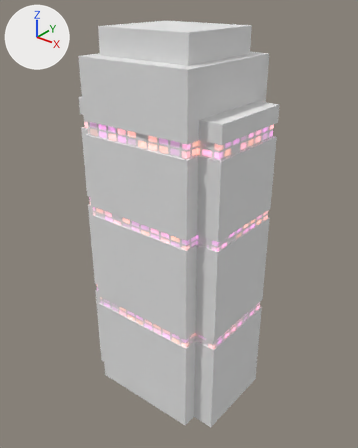
Two versions of the FBX model Assets/3DAssets/BuildingTall.fbx, one commit apart.
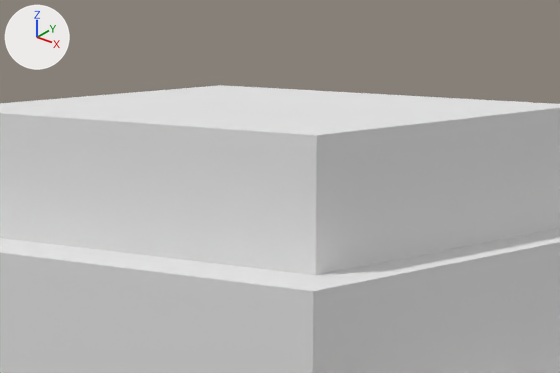
Each version is shown whole from a camera (50 mm lens) standing at (11.56, -25.78, 16.6) and looking at (0.07, -11.42, 7.7), then close up on the part from 32% to 69% of the width and 0% to 20% of the height. Every picture has the same lights, and +X, +Y and +Z are marked at upper left. The last two pictures show the newer version. Where no turn or scale is listed for an object, it has been applied to the vertices.

In view in the first close-up: 'BuildingTall'.
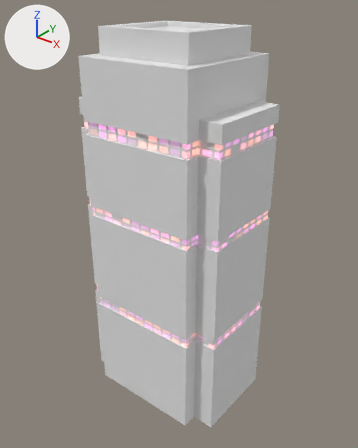
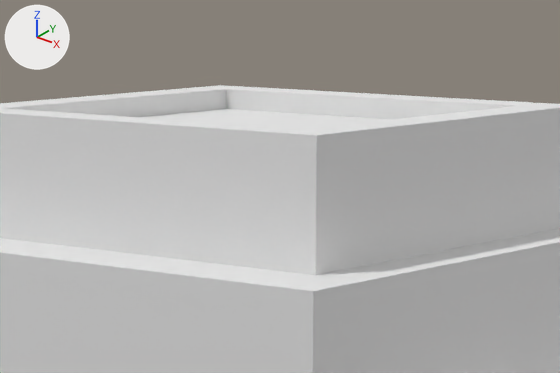
Changed parts and their boxes (x1, y1, x2, y2) in the close-ups (560 x 373 px):
```json
{"part": 1, "of": "me_mesh", "change": "cut back", "before": [0, 88, 541, 132], "after": [0, 85, 560, 135]}
```

The change, as JSON lines over the scene's bpy script:
```json
{"block": "me_mesh", "where": "# used by ob_buildingtall; location = (0.0, -11.52, 0.0)"}
{"op": "remove", "block": "me_mesh", "code": "me_mesh.from_pydata(...)  # 60289 vertices, 60160 faces; spans x -3.3..3.3, y -2.4..2.4, z 0.0..15.3"}
{"op": "add", "block": "me_mesh", "code": "me_mesh.from_pydata(...)  # 62337 vertices, 62208 faces; spans x -3.3..3.3, y -2.4..2.4, z 0.0..15.3"}
{"block": "me_mesh", "change": "me_mesh part 1: 8 vertices moved within x -1.7..1.7, y -1.6..1.6, z 15.3; 185 vertices removed from x -1.7..1.7, y -1.6..1.6, z 15.3; 2233 vertices added at x -1.9..1.9, y -1.8..1.8, z 15.1..15.3"}
```
